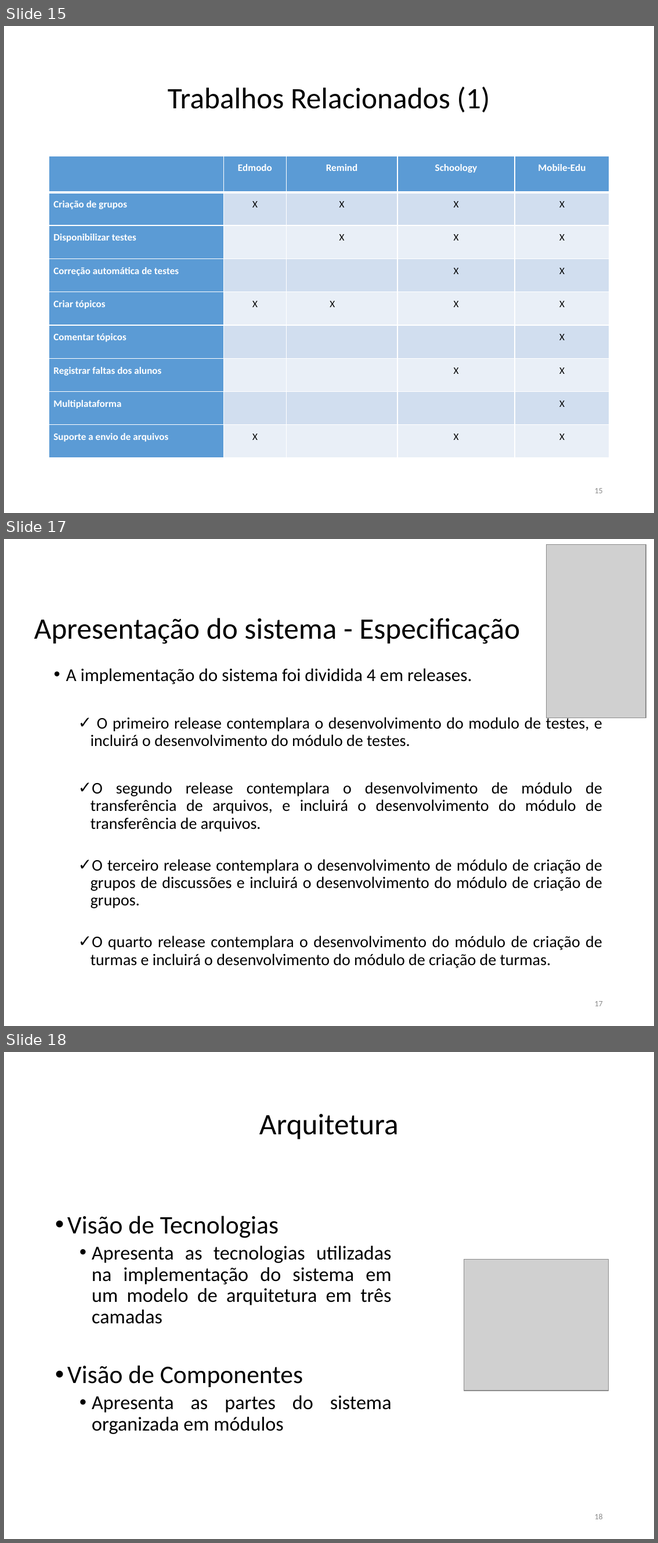
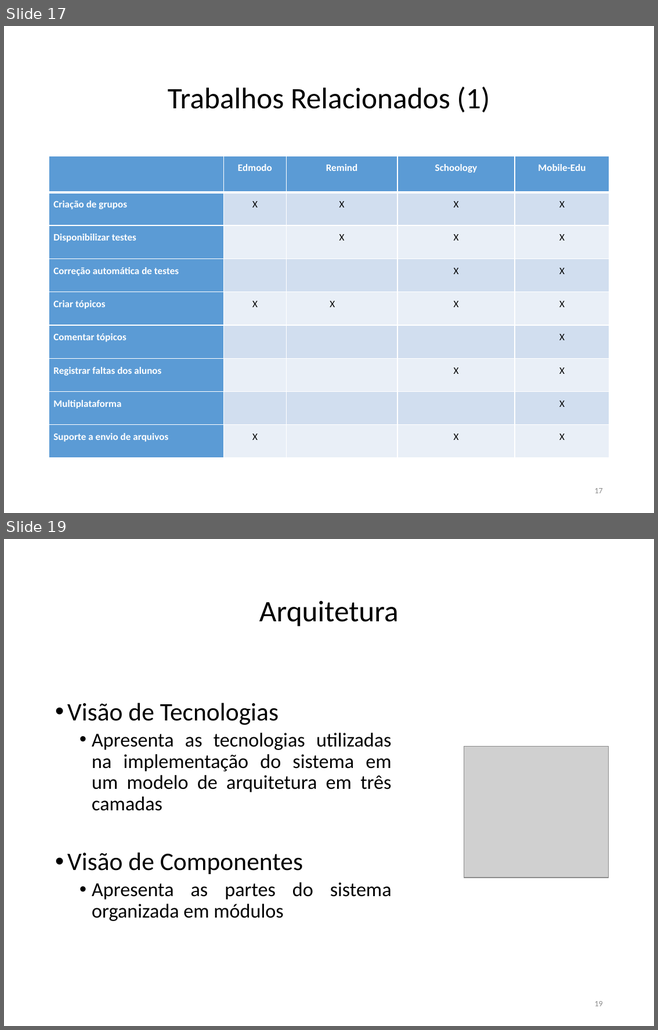
Before and after one commit to FatimaFerreiradeSousa/TCC-Mobile-Leaning, a slide deck: TCC - Documento/TCC II.pptx. Shown one above the other, each under a label of ours: slides 15, 17 and 18 before the commit, slides 17 and 19 after it; the slides between them are not shown. The pictures are 658x1543 and 658x1030 pixels, drawn with LibreOffice and Linux fonts; fonts in the diff are those of the drawing; grey boxes stand for pictures. Boxes give left, top, right and bottom in pixels: in the first picture for what was removed or moved away, otherwise in the second. Text is boxed around its words. In the diff, an @@ line names an element or a change of style, - is before the commit and + after.

```diff
--- a/TCC - Documento/TCC II.pptx
+++ b/TCC - Documento/TCC II.pptx
@@ slide 17 removed at (x1=4, y1=539, x2=654, y2=1026), background #FFFFFF @@
@@ picture removed at (x1=546, y1=545, x2=645, y2=718) @@
@@ title removed at (x1=34, y1=618, x2=520, y2=644) @@
-Apresentação do sistema - Especificação
@@ text removed at (x1=66, y1=668, x2=602, y2=968) @@
-• A implementação do sistema foi dividida 4 em releases.
-  ✓ O primeiro release contemplara o desenvolvimento do modulo de testes, e incluirá o desenvolvimento do módulo de testes.
-  ✓ O segundo release contemplara o desenvolvimento de módulo de transferência de arquivos, e incluirá o desenvolvimento do módulo de transferência de arquivos.
-  ✓ O terceiro release contemplara o desenvolvimento de módulo de criação de grupos de discussões e incluirá o desenvolvimento do módulo de criação de grupos.
-  ✓ O quarto release contemplara o desenvolvimento do módulo de criação de turmas e incluirá o desenvolvimento do módulo de criação de turmas.
@@ page number removed at (x1=594, y1=1001, x2=603, y2=1006) @@
-17
@@ what was slide 15 is now slide 17 @@
@@ page number at (x1=594, y1=488, x2=603, y2=493): text changed @@
-15
+17
@@ what was slide 18 is now slide 19 @@
@@ page number at (x1=594, y1=1001, x2=603, y2=1006): text changed @@
-18
+19
```
Also in this commit, not shown: 5 slides changed, 2 slides added, 4 other slides removed, 4 other files.
